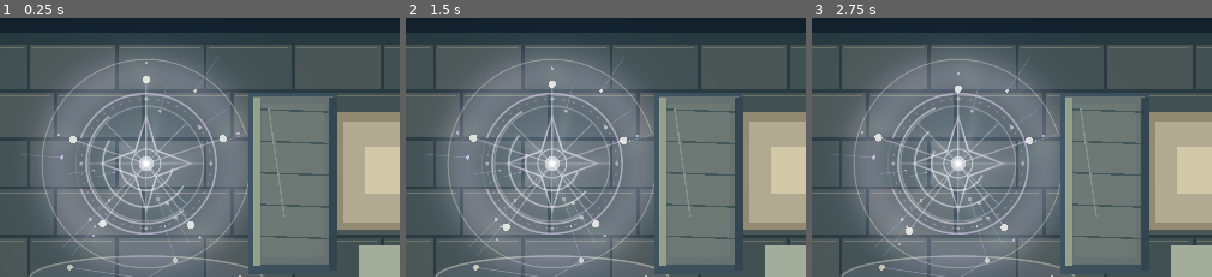
Above: before the commit, frames 1-3 (left to right).
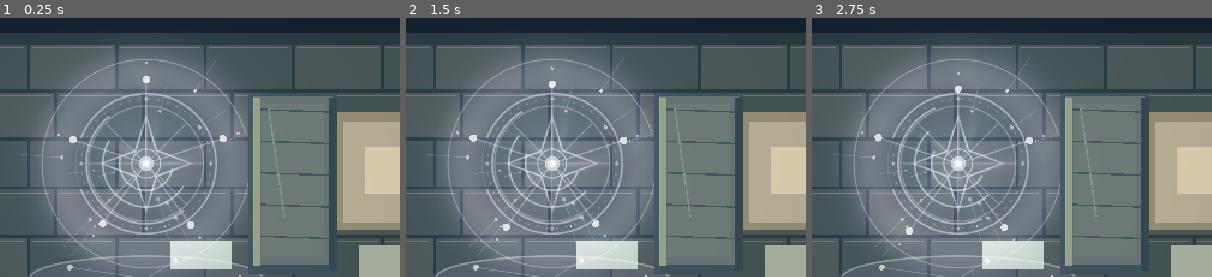
Above: after the commit, the same moments.

Repository: ndrorchestration/ToSailaStarrySky-jrpg
Game: Godot game, scene res://scenes/magic_vfx_environment_review.tscn
The game is run twice, just before and just after one commit, with the same random seed, the same clock (stepped at 60 frames per second) and the same inputs. This scene is started directly instead of the project's main scene.
Inputs:
- Up to frame 1 (0.25 s): no input
- Up to frame 2 (1.5 s): tap Enter at 0.5 s; hold Right (ui_right) 0.53-1.28 s; tap E at 0.6 s; tap Space at 0.77, 1.25 s; hold Down (ui_down) from 1.28 s (still down); tap R at 1.35 s
- Up to frame 3 (2.75 s): tap Space at 1.52 s; tap Enter at 2 s; release Down (ui_down) at 2.03 s; hold Right (ui_right) from 2.03 s (still down); tap V at 2.1 s
The pictures show only the part of the screen within x 26-76%, y 18-68%; the shares and areas given below are measured in that part.

The runs differ from the first frame. In frame 1, 1.7% of the frame differs, in the area x 42-58%, y 86-97%; in frame 2, 1.7%; in frame 3, 1.7%.

Commit message:
test(godot): correct inherited occluder visibility and direct-light witness

Diff:
--- a/godot/scripts/magic_vfx_environment_light.gd
+++ b/godot/scripts/magic_vfx_environment_light.gd
@@ -24,7 +24,7 @@
     light = PointLight2D.new()
     light.name = "PhysicalCanvasLight"
     light.texture = radial
-    light.texture_scale = 1.96
+    light.texture_scale = 2.4
     light.shadow_enabled = true
     light.shadow_filter = Light2D.SHADOW_FILTER_PCF5
     light.shadow_filter_smooth = 2.0
--- a/godot/scripts/magic_vfx_environment_stage.gd
+++ b/godot/scripts/magic_vfx_environment_stage.gd
@@ -27,3 +27,5 @@
     draw_rect(Rect2(661.0, 256.0, 109.0, 121.0), Color("#b2aa90"))
     draw_rect(Rect2(687.0, 287.0, 60.0, 56.0), Color("#d3c8a7"))
     draw_rect(Rect2(681.0, 405.0, 92.0, 37.0), Color("#a4ad9b"))
+    # Dedicated unoccluded surface for a genuine light on/off framebuffer A/B.
+    draw_rect(Rect2(454.0, 400.0, 73.0, 34.0), Color("#b2c0b1"))
--- a/godot/tests/capture_magic_vfx_environment.gd
+++ b/godot/tests/capture_magic_vfx_environment.gd
@@ -68,8 +68,8 @@
     if unlit == null:
         quit(8)
         return
-    if base.get_region(Rect2i(670, 278, 98, 105)).get_data() == unlit.get_region(Rect2i(670, 278, 98, 105)).get_data():
-        push_error("MAGIC_ENV_CAPTURE_FAIL: toggling PointLight2D did not change lit wall")
+    if base.get_region(Rect2i(461, 404, 62, 27)).get_data() == unlit.get_region(Rect2i(461, 404, 62, 27)).get_data():
+        push_error("MAGIC_ENV_CAPTURE_FAIL: toggling PointLight2D did not change direct-lit stone witness")
         quit(9)
         return
     if not scene.seek_phase(3):
--- a/godot/tests/magic_vfx_environment_contract_test.gd
+++ b/godot/tests/magic_vfx_environment_contract_test.gd
@@ -23,7 +23,7 @@
     if light == null or not (light is PointLight2D) or light.texture == null:
         _fail("real PointLight2D radial texture unavailable")
         return
-    if not light.shadow_enabled or not occluder is LightOccluder2D or occluder.occluder == null:
+    if not light.shadow_enabled or not (occluder is LightOccluder2D) or occluder.occluder == null:
         _fail("real 2D occlusion/shadow resource unavailable")
         return
     if not front.visible or front.z_index <= scene.effect.z_index:
@@ -48,7 +48,7 @@
         _fail("lighting opt-out affected foreground or left light enabled")
         return
     scene.set_foreground_enabled(false)
-    if occluder.visible or front.visible:
+    if occluder.is_visible_in_tree() or front.visible:
         _fail("occlusion toggle failed to hide geometry and occluder together")
         return
     scene.set_foreground_enabled(true)
